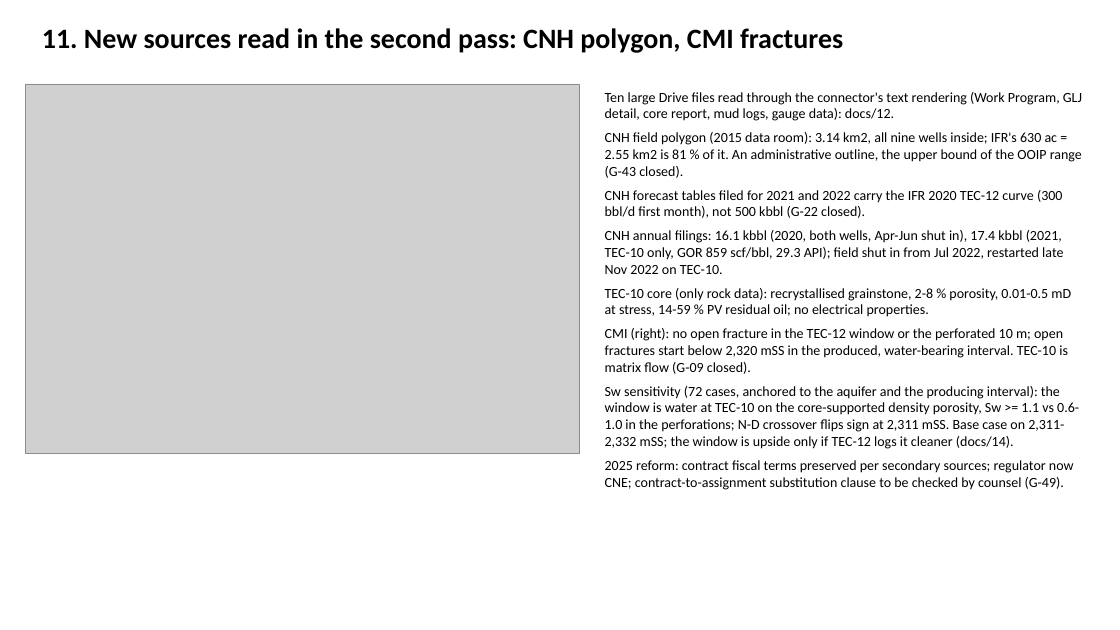
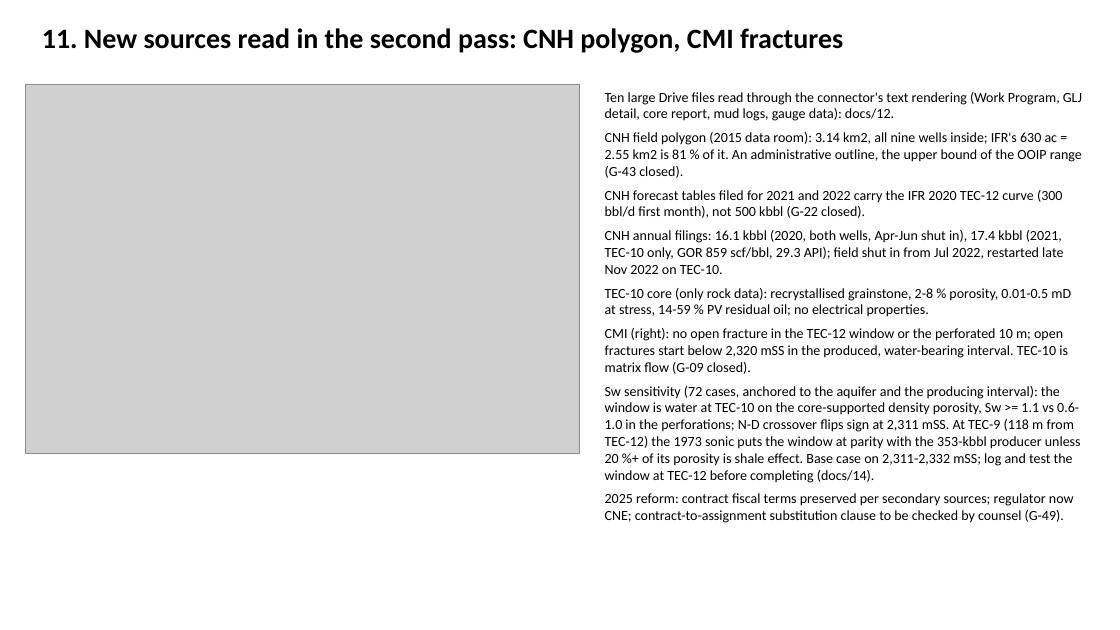
Before and after one commit to gunner1976/git_practice, a slide deck: slide 12 of docs/Tecolutla_TEC12_Handover.pptx. Drawn at 1120x630 pixels with LibreOffice and Linux fonts; fonts in the diff are those of the drawing; grey boxes stand for pictures. Boxes give left, top, right and bottom in pixels: in the first picture for what was removed or moved away, otherwise in the second. Text is boxed around its words. In the diff, an @@ line names an element or a change of style, - is before the commit and + after.

```diff
--- a/docs/Tecolutla_TEC12_Handover.pptx
+++ b/docs/Tecolutla_TEC12_Handover.pptx
@@ text at [605, 386, 1081, 483]: text changed @@
-Sw sensitivity (72 cases, anchored to the aquifer and the producing interval): the window is water at TEC-10 on the core-supported density porosity, Sw >= 1.1 vs 0.6-1.0 in the perforations; N-D crossover flips sign at 2,311 mSS. Base case on 2,311-2,332 mSS; the window is upside only if TEC-12 logs it cleaner (docs/14).
+Sw sensitivity (72 cases, anchored to the aquifer and the producing interval): the window is water at TEC-10 on the core-supported density porosity, Sw >= 1.1 vs 0.6-1.0 in the perforations; N-D crossover flips sign at 2,311 mSS. At TEC-9 (118 m from TEC-12) the 1973 sonic puts the window at parity with the 353-kbbl producer unless 20 %+ of its porosity is shale effect. Base case on 2,311-2,332 mSS; log and test the window at TEC-12 before completing (docs/14).
```
Also in this commit, not shown: 8 other files.
